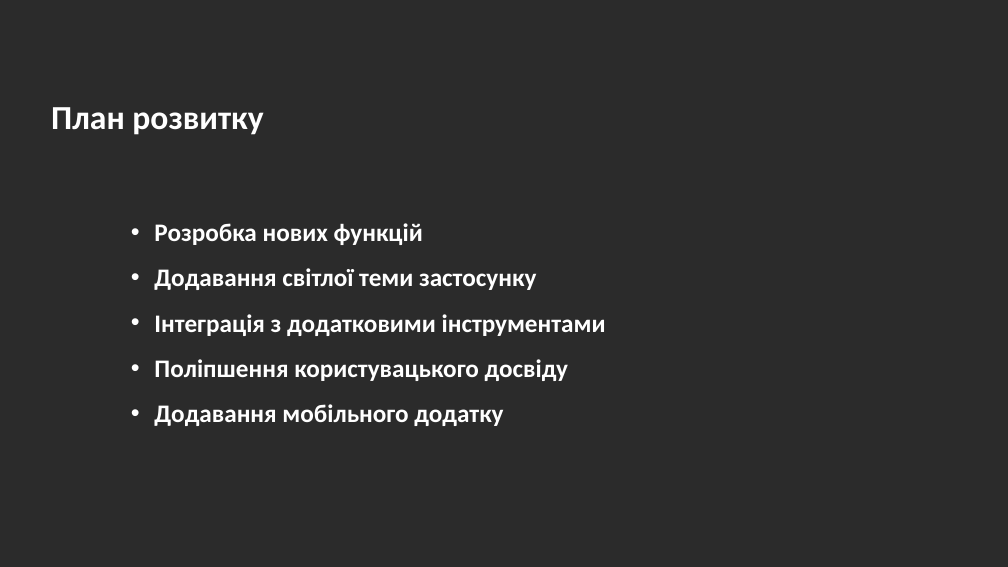
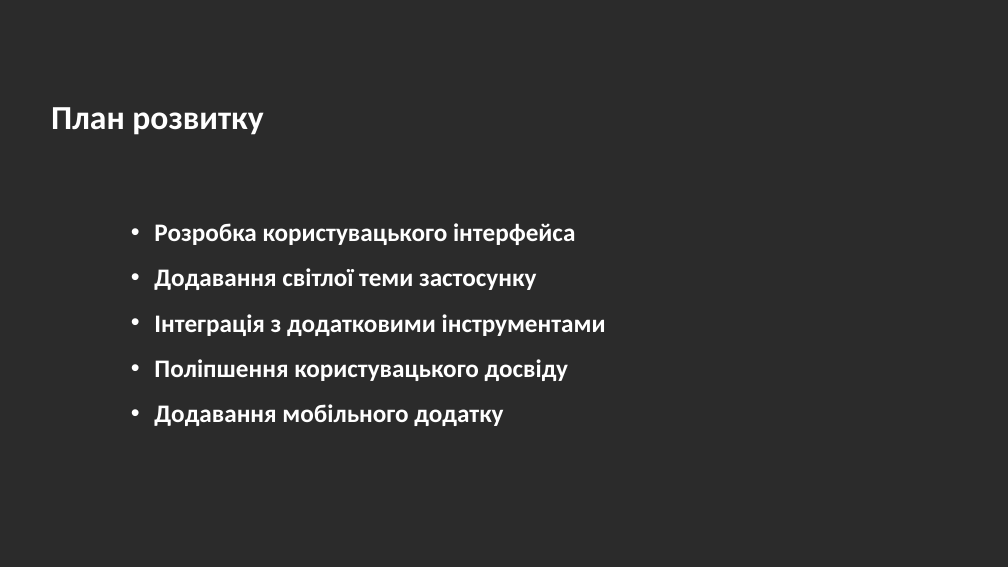
Before and after one commit to andronik-GitHub/WorkWave, a slide deck: slide 16 of Andronik_WorkWave-Presentation.pptx. Drawn at 1008x567 pixels with LibreOffice and Linux fonts; fonts in the diff are those of the drawing; background and template pictures are left out; a plain dark background stands for a picture behind light text. Boxes give left, top, right and bottom in pixels: in the first picture for what was removed or moved away, otherwise in the second. Text is boxed around its words. In the diff, an @@ line names an element or a change of style, - is before the commit and + after.

```diff
--- a/Andronik_WorkWave-Presentation.pptx
+++ b/Andronik_WorkWave-Presentation.pptx
@@ text at (154,223,575,245): text changed @@
-• Розробка нових функцій
+• Розробка користувацького інтерфейса
```
Also in this commit, not shown: 10 other slides changed, 3 slides added, 7 slides removed, 4 other files.
